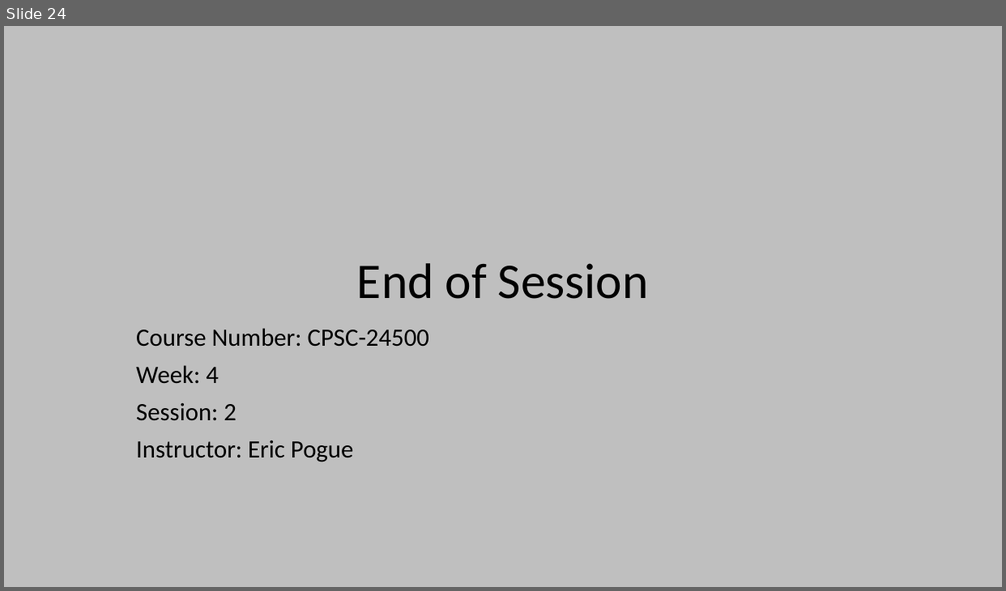
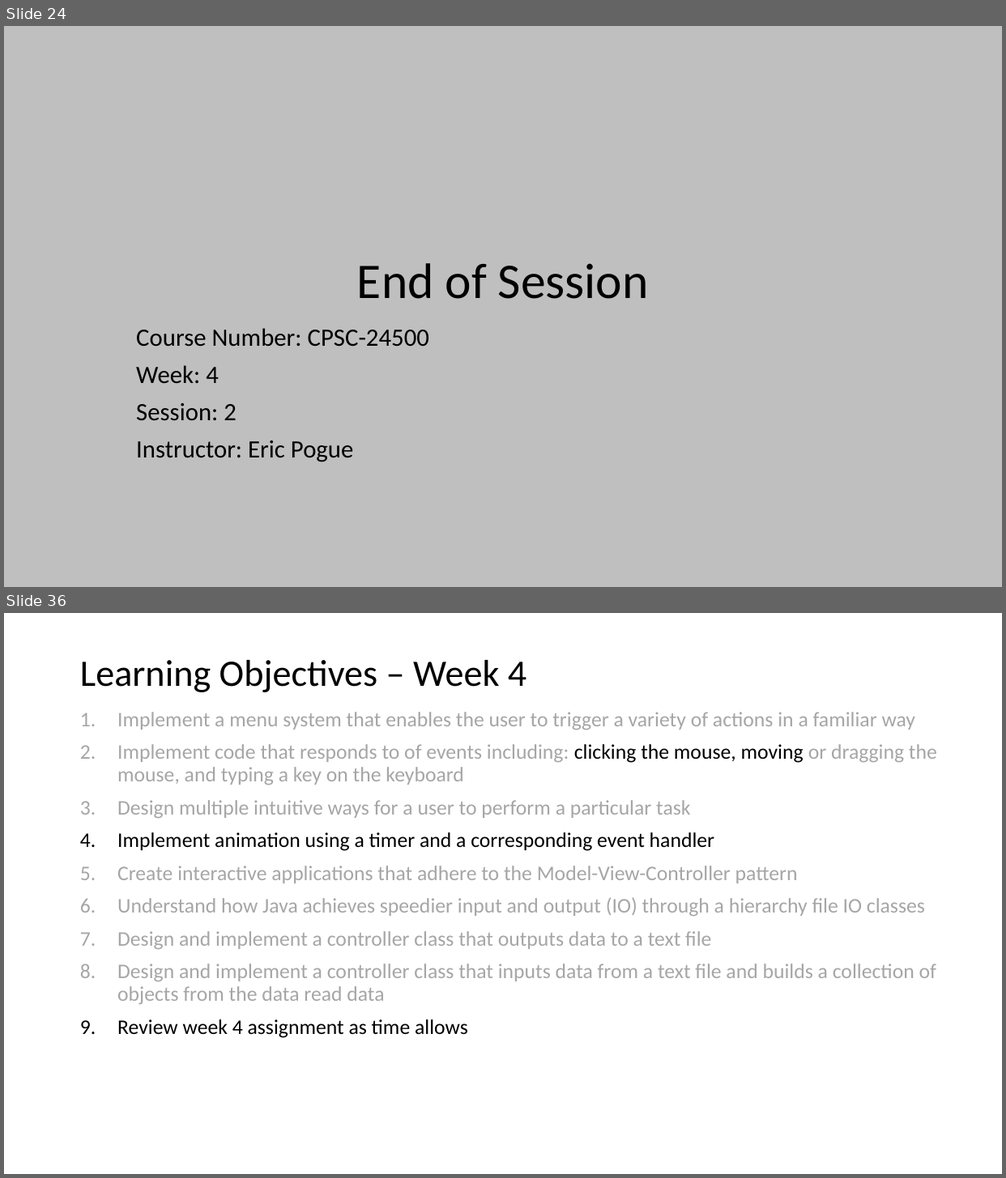
Before and after one commit to EricJPogue/www-epogue-info, a slide deck: CPSC-24500/Week04/2017SpringW04Slides.pptx. Shown one above the other, each under a label of ours: slide 24 before the commit, slides 24 and 36 after it; the slides between them are not shown. The pictures are 1006x591 and 1006x1178 pixels, drawn with LibreOffice and Linux fonts; fonts in the diff are those of the drawing. Boxes give left, top, right and bottom in pixels: in the first picture for what was removed or moved away, otherwise in the second. Text is boxed around its words. In the diff, an @@ line names an element or a change of style, - is before the commit and + after.

```diff
--- a/CPSC-24500/Week04/2017SpringW04Slides.pptx
+++ b/CPSC-24500/Week04/2017SpringW04Slides.pptx
@@ slide 36 added at [4,613,1002,1174], background #FFFFFF @@
@@ title added at [80,660,526,692], 36 pt, text #000000 @@
+Learning Objectives – Week 4
@@ text added at [117,712,937,1038], 20 pt, text #A6A6A6 @@
+1. Implement a menu system that enables the user to trigger a variety of actions in a familiar way
+2. Implement code that responds to of events including: clicking the mouse, moving or dragging the mouse, and typing a key on the keyboard
+3. Design multiple intuitive ways for a user to perform a particular task
+4. Implement animation using a timer and a corresponding event handler
+5. Create interactive applications that adhere to the Model-View-Controller pattern
+6. Understand how Java achieves speedier input and output (IO) through a hierarchy file IO classes
+7. Design and implement a controller class that outputs data to a text file
+8. Design and implement a controller class that inputs data from a text file and builds a collection of objects from the data read data
+9. Review week 4 assignment as time allows
```
Also in this commit, not shown: 12 other slides added, 6 other files.
